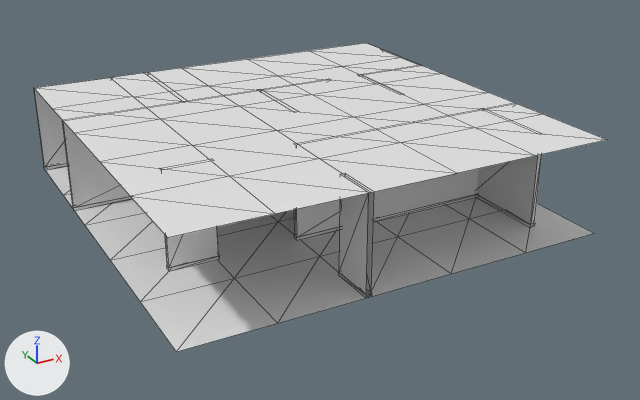
The glTF model public/assets/levels/level0/chunk_0_5.glb, before and after one commit.
Before and after are seen from a 50 mm lens placed at (-5.04, -87.5, 10.54), pointed at (6.32, -66.85, 0.21). Every picture has the same lights, and +X, +Y and +Z are marked at lower left. The picture after the commit comes second. Mesh edges are drawn as thin lines. Vertices at exactly the same position are counted once.

Names of what the first picture shows: 'chunk_0_5'.
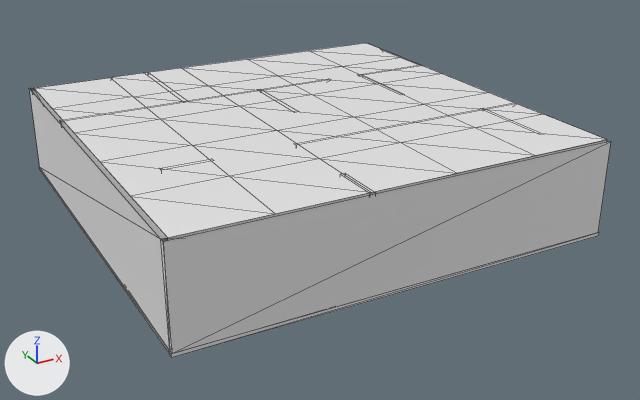
The edits, one by one:
me_mesh_0 is used by ob_chunk_0_5; location (0.0, 0.0, 0.0).
me_mesh_0 had 239 vertices, 274 faces and spanned x -0.01..12.01, y -72.01..-59.99, z 0.0..2.7.
me_mesh_0 now has 267 vertices, 314 faces and spans x -0.15..12.01, y -72.15..-59.99, z 0.0..2.7.
me_mesh_0 part 1: the loose piece of 8 vertices spanning x 3.52..3.68, y -63.68..-59.99, z 0.0..0.09 is copied, and the copy is scaled about its middle by (1, 3.25, 1), then moved by (-3.67, -4.17, 0.0); it spans x -0.15..0.01, y -72.01..-59.99, z 0.0..0.09.
Part 2, on me_mesh_0:
19 vertices are removed from x -0.01..4.88, y -72.01..-59.99, z 0.0..2.7.
26 faces are deleted.
3 vertices move from x -0.01..4.72, y -72.01..-59.99, z 0.09 to x -0.08..4.72, y -72.08..-59.99, z 0.09.
39 vertices are added at x -0.15..12.01, y -72.15..-59.99, z 0.0..2.7.
58 new faces join them.

Changed parts and their boxes [x1, y1, x2, y2] in the pictures (640 x 400 px):
'chunk_0_5', reshaped: before [34, 43, 606, 352]; after [29, 43, 611, 357]
part 1 of me_mesh_0, added: after [39, 167, 170, 354]
part 2 of me_mesh_0, built on: before [34, 89, 374, 298]; after [29, 88, 611, 357]
